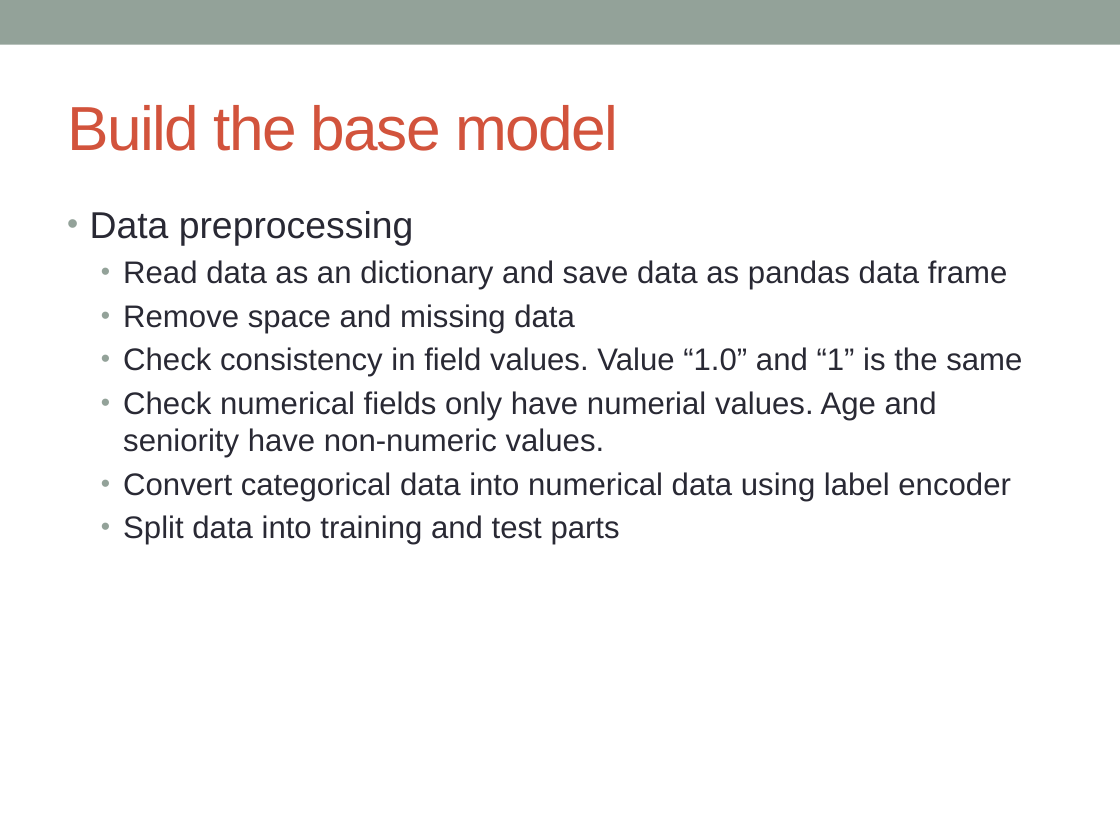
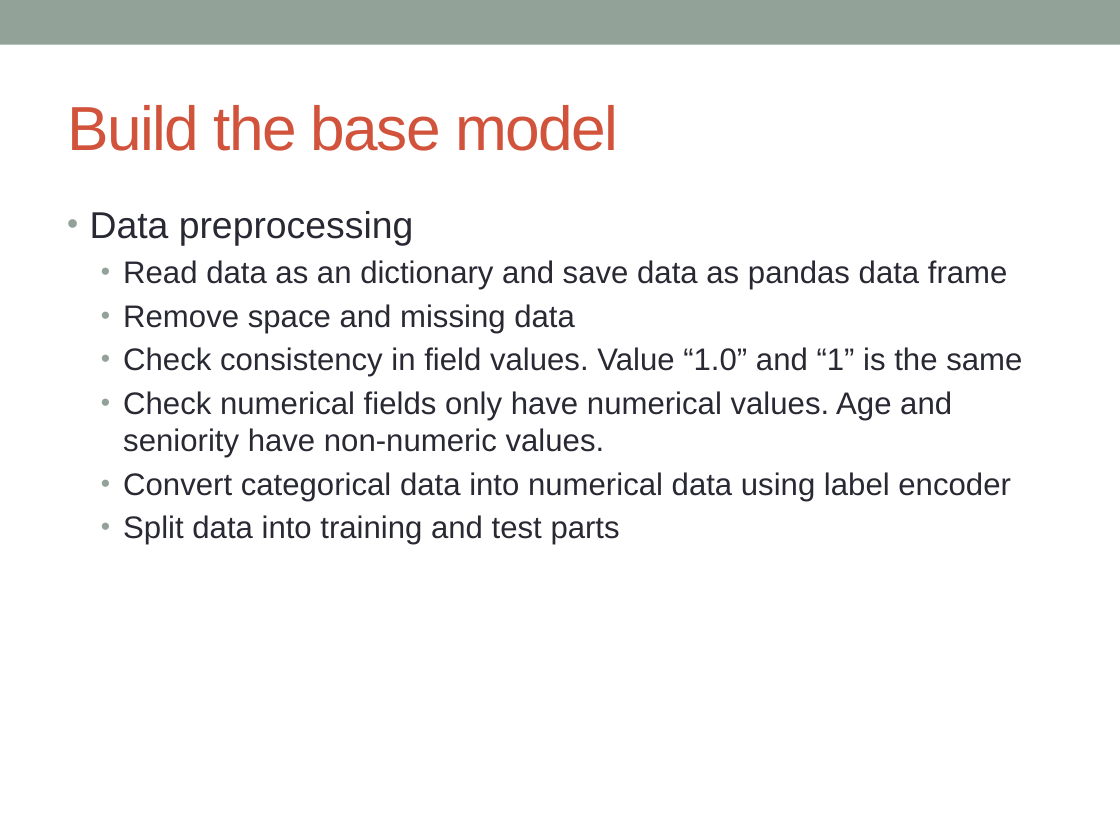
Before and after one commit to hsiehweichun/springboard_program, a slide deck: slide 23 of Capstone_deck.pptx (slide 21 before the commit). Drawn at 1120x840 pixels with LibreOffice and Linux fonts; fonts in the diff are those of the drawing. Boxes give left, top, right and bottom in pixels: in the first picture for what was removed or moved away, otherwise in the second. Text is boxed around its words. In the diff, an @@ line names an element or a change of style, - is before the commit and + after.

```diff
--- a/Capstone_deck.pptx
+++ b/Capstone_deck.pptx
@@ text at box(123, 391, 952, 458): text changed @@
-  • Check numerical fields only have numerial values. Age and seniority have non-numeric values.
+  • Check numerical fields only have numerical values. Age and seniority have non-numeric values.
```
Also in this commit, not shown: 11 other slides changed, 4 slides added.
